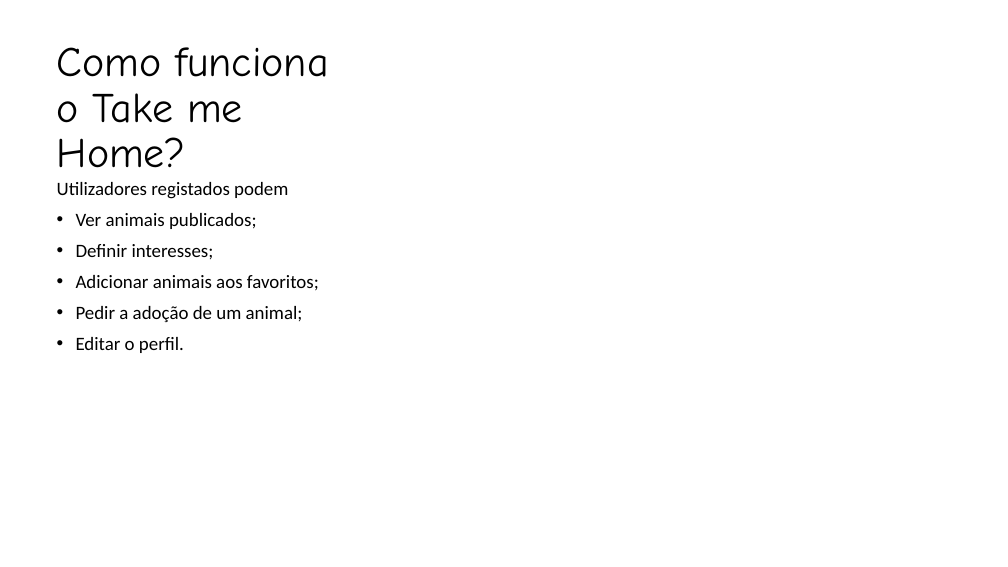
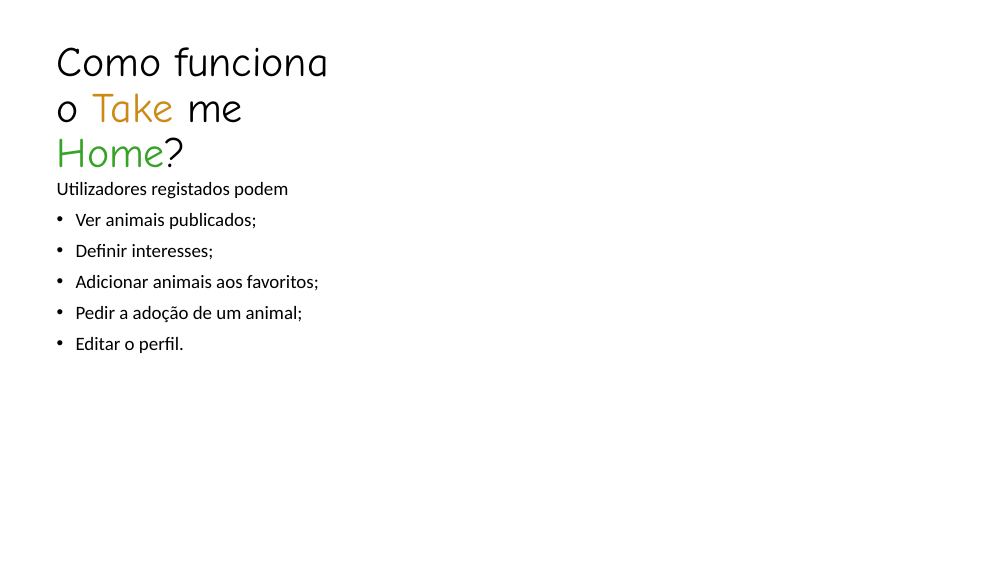
Before and after one commit to diogosousa034/pap, a slide deck: slide 4 of Take me Home.pptx. Drawn at 1008x567 pixels with LibreOffice and Linux fonts; fonts in the diff are those of the drawing; background and template pictures are left out. Boxes give left, top, right and bottom in pixels: in the first picture for what was removed or moved away, otherwise in the second. Text is boxed around its words. In the diff, an @@ line names an element or a change of style, - is before the commit and + after.

```diff
--- a/Take me Home.pptx
+++ b/Take me Home.pptx
@@ title "Como funciona o Take me ..." at [57,47,329,168]: text colour #000000 to #CC8A14 in "Take"; text colour #000000 to #36A327 in "Home?" @@
```
Also in this commit, not shown: 4 other slides changed, 1 other file.
